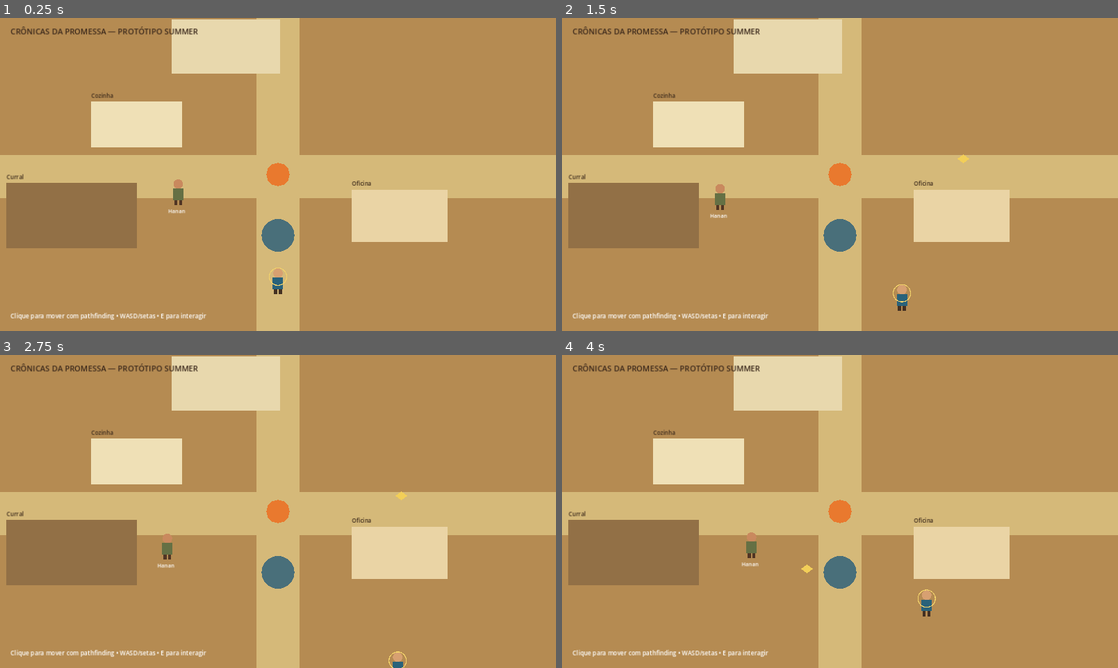
Above: before the commit, frames 1-4 (two rows, left to right).
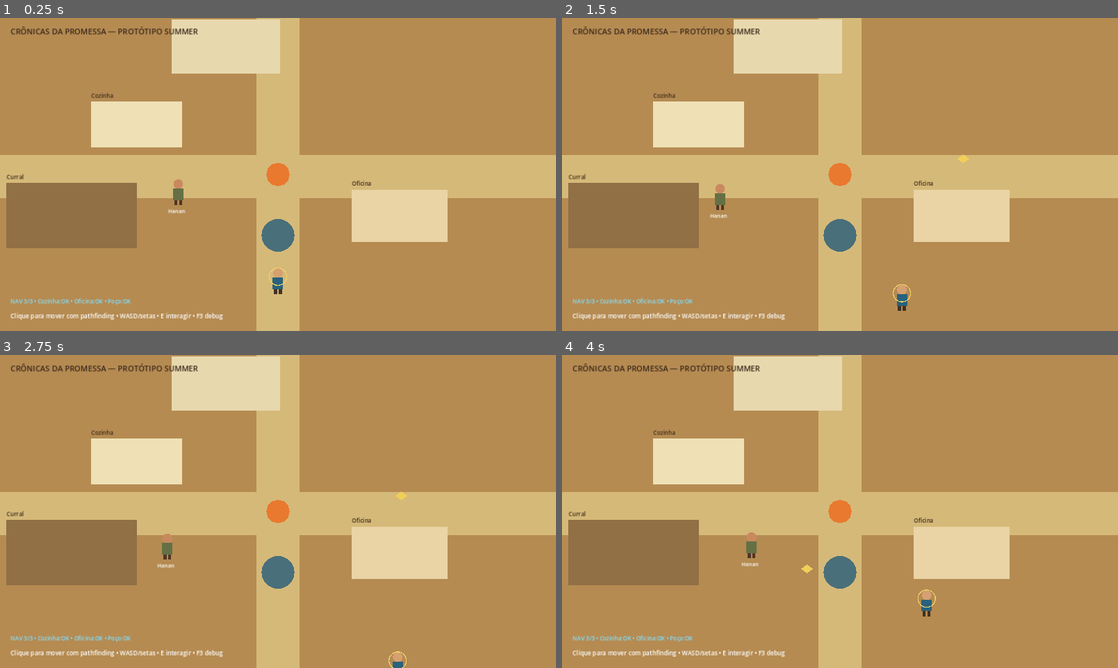
Above: after the commit, the same moments.

Repository: heitoribeiro/cronicas-da-promessa-web
Game: Godot game, scene res://scenes/main.tscn
Same seed, same stepped clock (60 frames per second), same inputs: the game is played once before the commit and once after it.
Inputs (mouse positions are in pixels of both pictures, inside the frame that each line leads up to):
- Up to frame 1 (0.25 s): no input
- Up to frame 2 (1.5 s): tap Enter at 0.5 s; move the mouse to (962, 158) at 0.52 s; hold D 0.53-1.28 s; tap E at 0.6, 1.35 s; click (962, 158) at 0.67 s; move the mouse to (728, 190) at 1.27 s; hold S from 1.28 s (still down)
- Up to frame 3 (2.75 s): move the mouse to (333, 442) at 2.02 s; release S at 2.03 s; hold D from 2.03 s (still down); tap E at 2.1 s
- Up to frame 4 (4 s): move the mouse to (812, 574) at 2.77 s; release D at 2.78 s; hold W 2.78-3.53 s; tap E at 2.85, 3.6 s; click (812, 574) at 2.92 s; move the mouse to (1006, 558) at 3.52 s; hold A from 3.53 s (still down)

The runs differ from the first frame. In frame 1, 0.3% of the frame differs, in the area x 1-41%, y 89-97%; in frame 2, 0.3%; in frame 3, 0.3%; in frame 4, 0.3%.

Commit message:
feat: add internal pathfinding self-tests and route debug

Diff:
--- a/summer-prototype/scripts/main.gd
+++ b/summer-prototype/scripts/main.gd
@@ -12,6 +12,10 @@
 var dialogue_title: Label
 var dialogue_text: Label
 var destination_marker: Node2D
+var navigation_debug_line: Line2D
+var navigation_debug_label: Label
+var navigation_debug_visible := true
+var navigation_self_test_summary := "NAV: aguardando autoteste"
 
 const NAV_CELL_SIZE := 24.0
 const NAV_AGENT_PADDING := 22.0
@@ -24,10 +28,12 @@
 func _ready() -> void:
 	_build_world()
 	_build_navigation_grid()
+	_run_navigation_self_tests()
 	_build_ui()
 	_spawn_player()
 	_spawn_hanan()
 	_create_destination_marker()
+	_create_navigation_debug_line()
 
 func _process(_delta: float) -> void:
 	if player == null or hanan == null:
@@ -54,6 +60,14 @@
 
 	if event is InputEventKey:
 		var key_event := event as InputEventKey
+		if key_event.pressed and not key_event.echo and key_event.keycode == KEY_F3:
+			navigation_debug_visible = not navigation_debug_visible
+			if navigation_debug_line != null:
+				navigation_debug_line.visible = navigation_debug_visible
+			if navigation_debug_label != null:
+				navigation_debug_label.visible = navigation_debug_visible
+			get_viewport().set_input_as_handled()
+			return
 		if key_event.pressed and not key_event.echo and key_event.keycode == KEY_E:
 			if player.global_position.distance_to(hanan.global_position) <= 82.0:
 				_interact_with_hanan()
@@ -156,16 +170,97 @@
 
 	return Vector2i(-1, -1)
 
+func _compute_navigation_path(start_world: Vector2, requested_world: Vector2) -> Dictionary:
+	if not navigation_ready:
+		return {"path": PackedVector2Array(), "resolved_target": requested_world, "ok": false}
+
+	var start_cell := _nearest_walkable_cell(_world_to_grid(start_world))
+	var destination_cell := _nearest_walkable_cell(_world_to_grid(requested_world))
+	if start_cell == Vector2i(-1, -1) or destination_cell == Vector2i(-1, -1):
+		return {"path": PackedVector2Array(), "resolved_target": requested_world, "ok": false}
+
+	var cell_path := navigation_grid.get_id_path(start_cell, destination_cell, true)
+	if cell_path.is_empty():
+		return {"path": PackedVector2Array(), "resolved_target": requested_world, "ok": false}
+
+	var point_path := PackedVector2Array()
+	for cell in cell_path:
+		point_path.append(navigation_grid.get_point_position(cell))
+
+	return {
+		"path": point_path,
+		"resolved_target": navigation_grid.get_point_position(destination_cell),
+		"ok": true
+	}
+
+func _path_world_length(path: PackedVector2Array) -> float:
+	var total := 0.0
+	for i in range(1, path.size()):
+		total += path[i - 1].distance_to(path[i])
+	return total
+
+func _run_navigation_self_tests() -> void:
+	var passed := 0
+	var total := 3
+	var lines: Array[String] = []
+
+	var kitchen := _compute_navigation_path(Vector2(315, 430), Vector2(315, 105))
+	var kitchen_path: PackedVector2Array = kitchen["path"]
+	var kitchen_detours := bool(kitchen["ok"]) and _path_world_length(kitchen_path) > Vector2(315, 430).distance_to(Vector2(315, 105)) * 1.08
+	if kitchen_detours:
+		passed += 1
+	lines.append("Cozinha:%s" % ("OK" if kitchen_detours else "FALHA"))
+
+	var workshop := _compute_navigation_path(Vector2(920, 650), Vector2(920, 285))
+	var workshop_path: PackedVector2Array = workshop["path"]
+	var workshop_detours := bool(workshop["ok"]) and _path_world_length(workshop_path) > Vector2(920, 650).distance_to(Vector2(920, 285)) * 1.08
+	if workshop_detours:
+		passed += 1
+	lines.append("Oficina:%s" % ("OK" if workshop_detours else "FALHA"))
+
+	var well := _compute_navigation_path(Vector2(640, 620), Vector2(640, 500))
+	var well_path: PackedVector2Array = well["path"]
+	var resolved_well: Vector2 = well["resolved_target"]
+	var well_resolves := bool(well["ok"]) and not navigation_grid.is_point_solid(_world_to_grid(resolved_well)) and resolved_well.distance_to(Vector2(640, 500)) > 20.0
+	if well_resolves and not well_path.is_empty():
+		passed += 1
+	lines.append("Poço:%s" % ("OK" if well_resolves else "FALHA"))
+
+	navigation_self_test_summary = "NAV %d/%d • %s" % [passed, total, " • ".join(lines)]
+	print("[NAVTEST] ", navigation_self_test_summary)
+
+func _create_navigation_debug_line() -> void:
+	navigation_debug_line = Line2D.new()
+	navigation_debug_line.width = 3.0
+	navigation_debug_line.default_color = Color("#58d6ff")
+	navigation_debug_line.visible = navigation_debug_visible
+	navigation_debug_line.z_index = 20
+	add_child(navigation_debug_line)
+
+func _on_navigation_path_updated(path: PackedVector2Array, _resolved_target: Vector2) -> void:
+	if navigation_debug_line == null:
+		return
+	navigation_debug_line.points = path
+	navigation_debug_line.visible = navigation_debug_visible and not path.is_empty()
+
 func _build_ui() -> void:
 	var canvas := CanvasLayer.new()
 	add_child(canvas)
 
 	var instructions := Label.new()
-	instructions.text = "Clique para mover com pathfinding • WASD/setas • E para interagir"
+	instructions.text = "Clique para mover com pathfinding • WASD/setas • E interagir • F3 debug"
 	instructions.position = Vector2(24, 675)
 	instructions.add_theme_font_size_override("font_size", 14)
 	instructions.add_theme_color_override("font_color", Color.WHITE)
 	canvas.add_child(instructions)
+
+	navigation_debug_label = Label.new()
+	navigation_debug_label.text = navigation_self_test_summary
+	navigation_debug_label.position = Vector2(24, 642)
+	navigation_debug_label.add_theme_font_size_override("font_size", 13)
+	navigation_debug_label.add_theme_color_override("font_color", Color("#7ee0ff"))
+	navigation_debug_label.visible = navigation_debug_visible
+	canvas.add_child(navigation_debug_label)
 
 	prompt_panel = PanelContainer.new()
 	prompt_panel.position = Vector2(455, 635)
@@ -212,6 +307,7 @@
 	player.name = "Player"
 	player.global_position = Vector2(640, 595)
 	player.navigation_requested.connect(_on_navigation_requested)
+	player.navigation_path_updated.connect(_on_navigation_path_updated)
 	player.destination_changed.connect(_on_destination_changed)
 	player.destination_reached.connect(_on_destination_reached)
 	player.destination_failed.connect(_on_destination_failed)
@@ -255,28 +351,10 @@
 	if not navigation_ready or player == null:
 		return
 
-	var requested_cell := _world_to_grid(world_position)
-	var destination_cell := _nearest_walkable_cell(requested_cell)
-	if destination_cell == Vector2i(-1, -1):
-		player.set_navigation_path(PackedVector2Array(), world_position)
-		return
-
-	var start_cell := _nearest_walkable_cell(_world_to_grid(player.global_position))
-	if start_cell == Vector2i(-1, -1):
-		player.set_navigation_path(PackedVector2Array(), world_position)
-		return
-
-	var cell_path := navigation_grid.get_id_path(start_cell, destination_cell, true)
-	if cell_path.is_empty():
-		player.set_navigation_path(PackedVector2Array(), world_position)
-		return
-
-	var point_path := PackedVector2Array()
-	for cell in cell_path:
-		point_path.append(navigation_grid.get_point_position(cell))
-
-	var resolved_target := navigation_grid.get_point_position(destination_cell)
-	player.set_navigation_path(point_path, resolved_target)
+	var result := _compute_navigation_path(player.global_position, world_position)
+	var path: PackedVector2Array = result["path"]
+	var resolved_target: Vector2 = result["resolved_target"]
+	player.set_navigation_path(path, resolved_target)
 
 func _on_destination_changed(world_position: Vector2) -> void:
 	destination_marker.global_position = world_position
